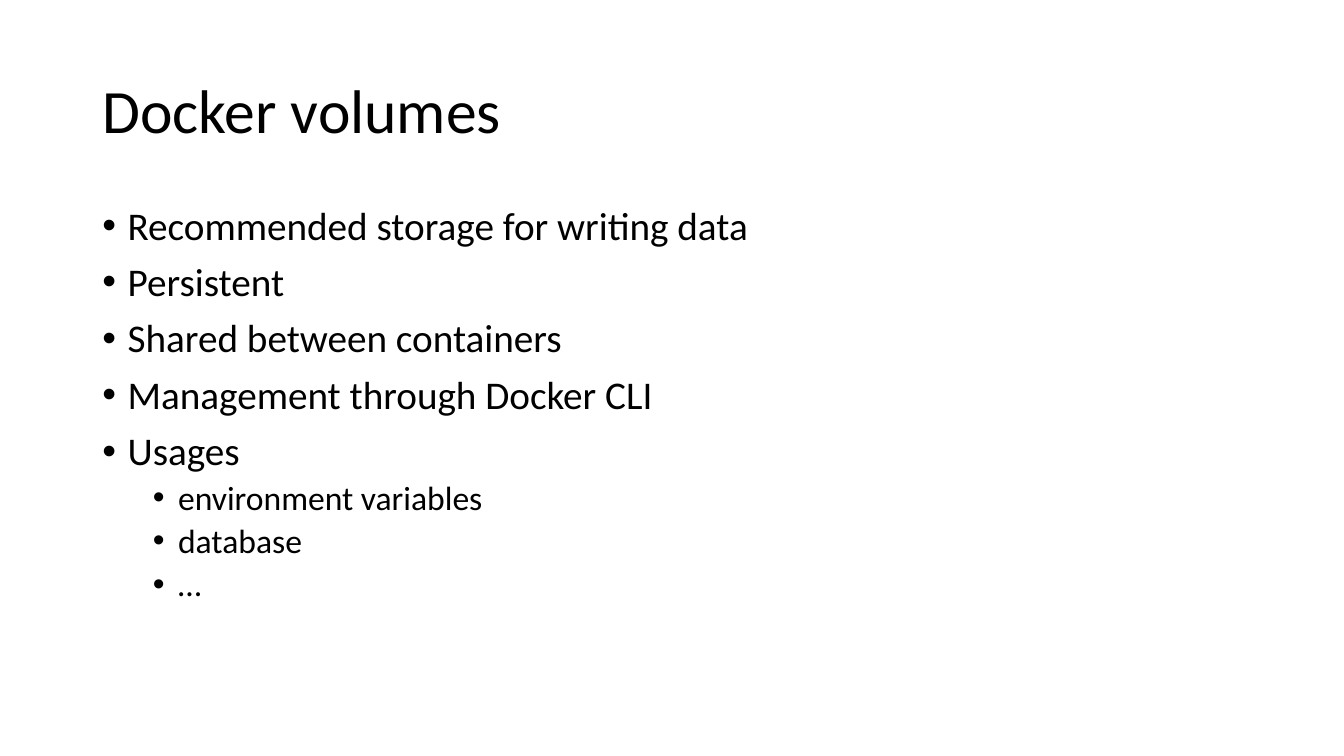
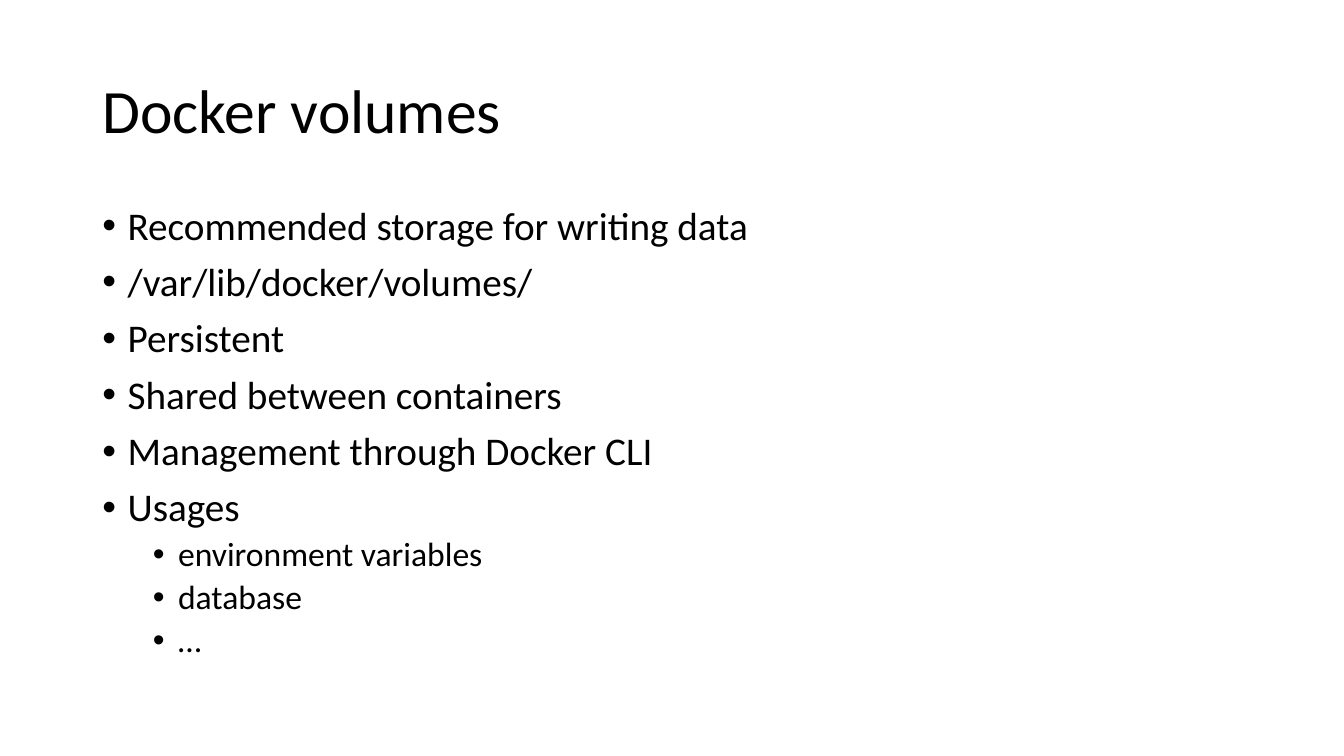
Before and after one commit to ERNICommunity/ESK-EPD-2018-Docker, a slide deck: slide 16 of src/_data/docker.pptx (slide 14 before the commit). Drawn at 1344x756 pixels with LibreOffice and Linux fonts; fonts in the diff are those of the drawing. Boxes give left, top, right and bottom in pixels: in the first picture for what was removed or moved away, otherwise in the second. Text is boxed around its words. In the diff, an @@ line names an element or a change of style, - is before the commit and + after.

Commit message:
update of docker intro presentation

```diff
--- a/src/_data/docker.pptx
+++ b/src/_data/docker.pptx
@@ text at <box>128,268,533,298</box>: paragraph added @@
+• /var/lib/docker/volumes/
```
Also in this commit, not shown: 9 other slides changed.
